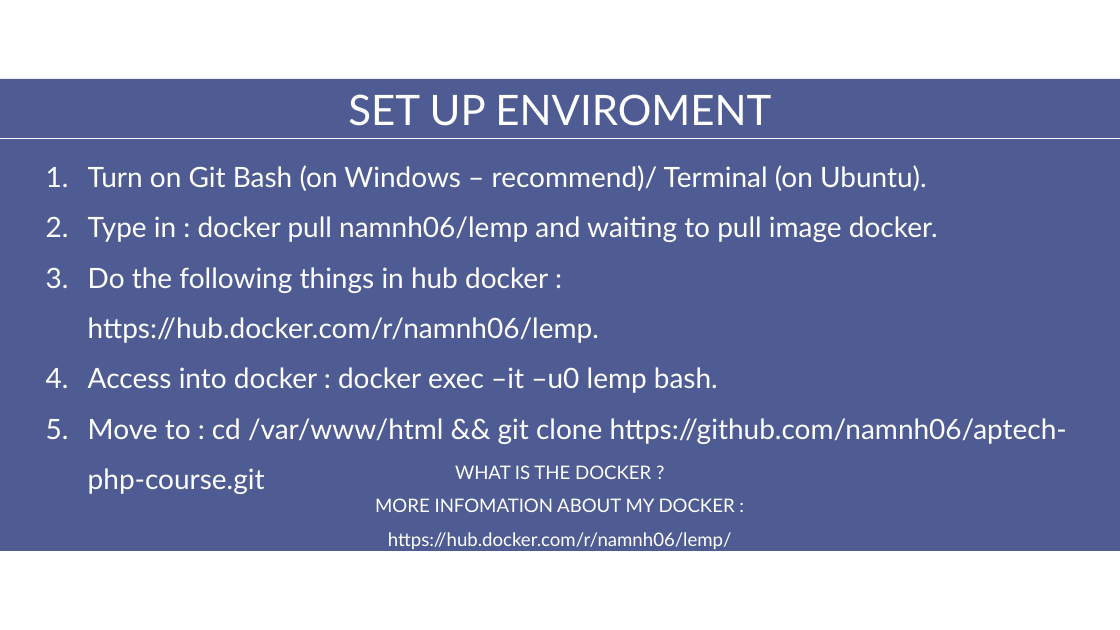
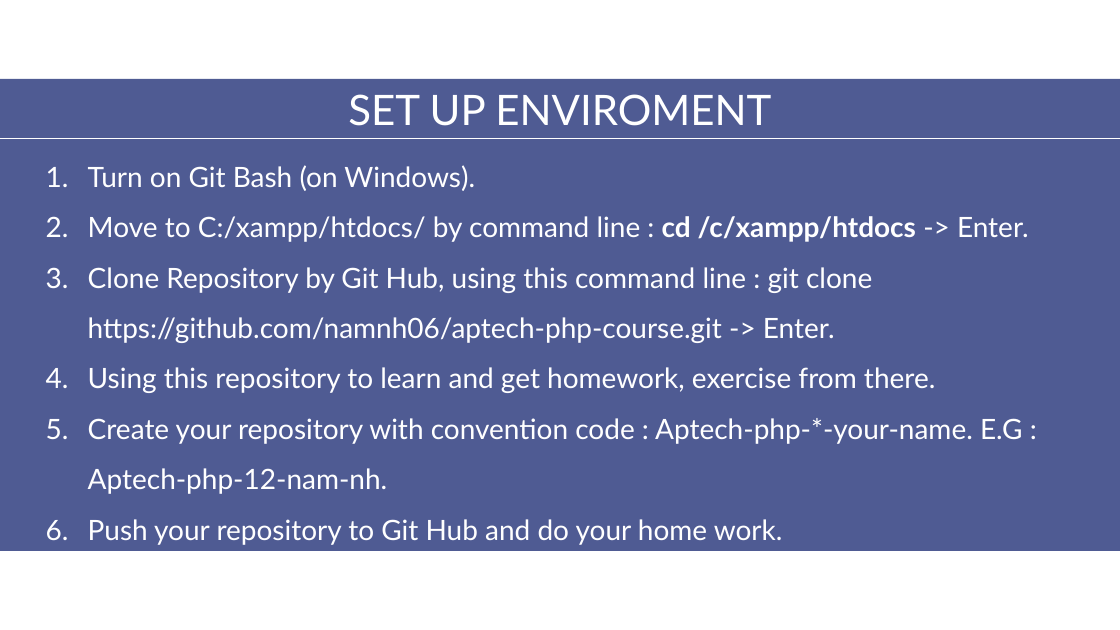
Before and after one commit to aptech-php/aptech-php-course, a slide deck: slide 3 of PHP/slides/1-PHP-Basic.pptx. Drawn at 1120x630 pixels with LibreOffice and Linux fonts; fonts in the diff are those of the drawing. Boxes give left, top, right and bottom in pixels: in the first picture for what was removed or moved away, otherwise in the second. Text is boxed around its words. In the diff, an @@ line names an element or a change of style, - is before the commit and + after.

```diff
--- a/PHP/slides/1-PHP-Basic.pptx
+++ b/PHP/slides/1-PHP-Basic.pptx
@@ text at (88, 165, 1029, 545): text changed @@
-1. Turn on Git Bash (on Windows – recommend)/ Terminal (on Ubuntu).
-2. Type in : docker pull namnh06/lemp and waiting to pull image docker.
-3. Do the following things in hub docker : https://hub.docker.com/r/namnh06/lemp.
-4. Access into docker : docker exec –it –u0 lemp bash.
-5. Move to : cd /var/www/html && git clone https://github.com/namnh06/aptech-php-course.git
+1. Turn on Git Bash (on Windows).
+2. Move to C:/xampp/htdocs/ by command line : cd /c/xampp/htdocs -> Enter.
+3. Clone Repository by Git Hub, using this command line : git clone https://github.com/namnh06/aptech-php-course.git -> Enter.
+4. Using this repository to learn and get homework, exercise from there.
+5. Create your repository with convention code : Aptech-php-*-your-name. E.G : Aptech-php-12-nam-nh.
+6. Push your repository to Git Hub and do your home work.
@@ text removed at (375, 465, 735, 549) @@
-WHAT IS THE DOCKER ?
-MORE INFOMATION ABOUT MY DOCKER :
-https://hub.docker.com/r/namnh06/lemp/
```
Also in this commit, not shown: 1 other slide changed, 1 slide added, 8 other files.
